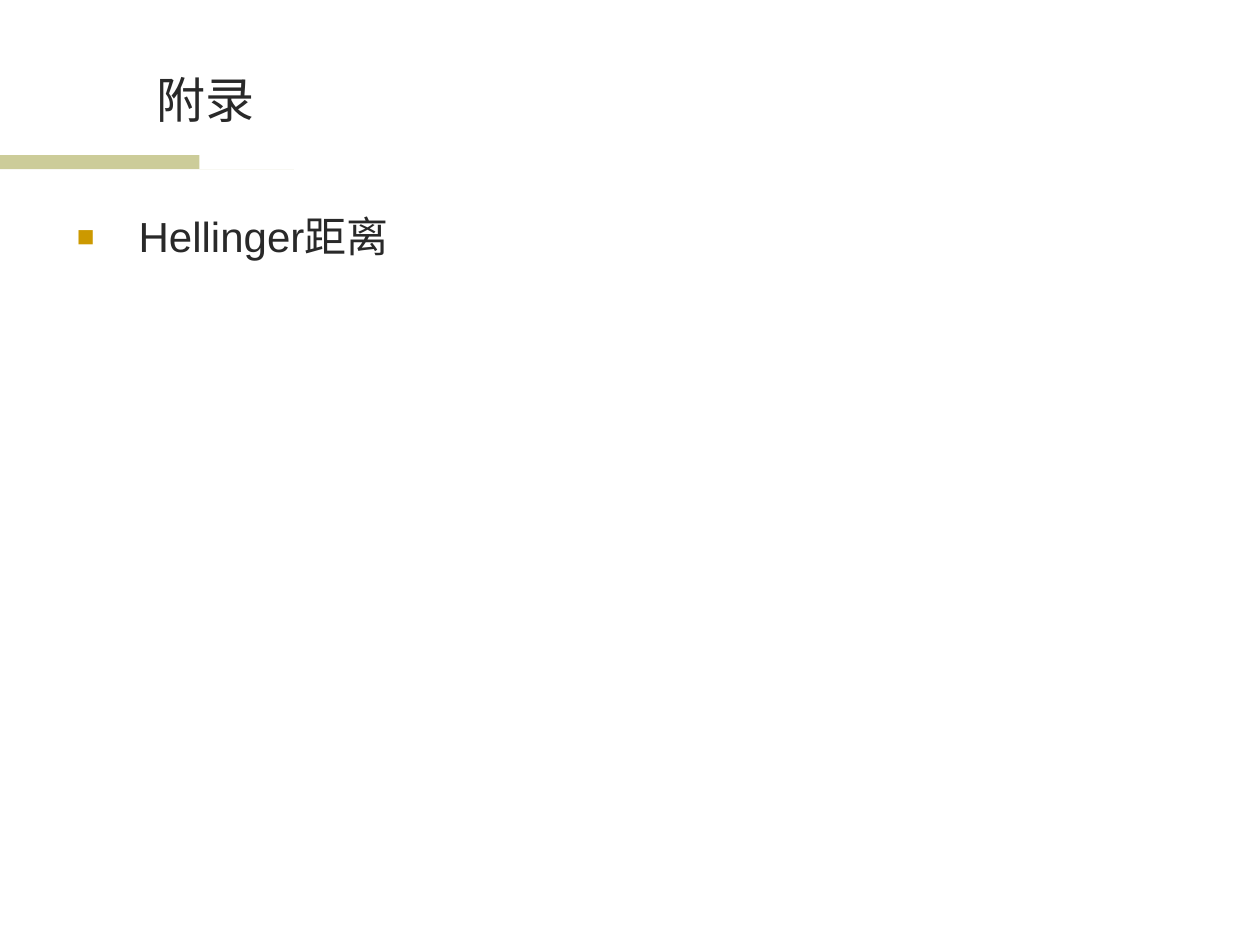
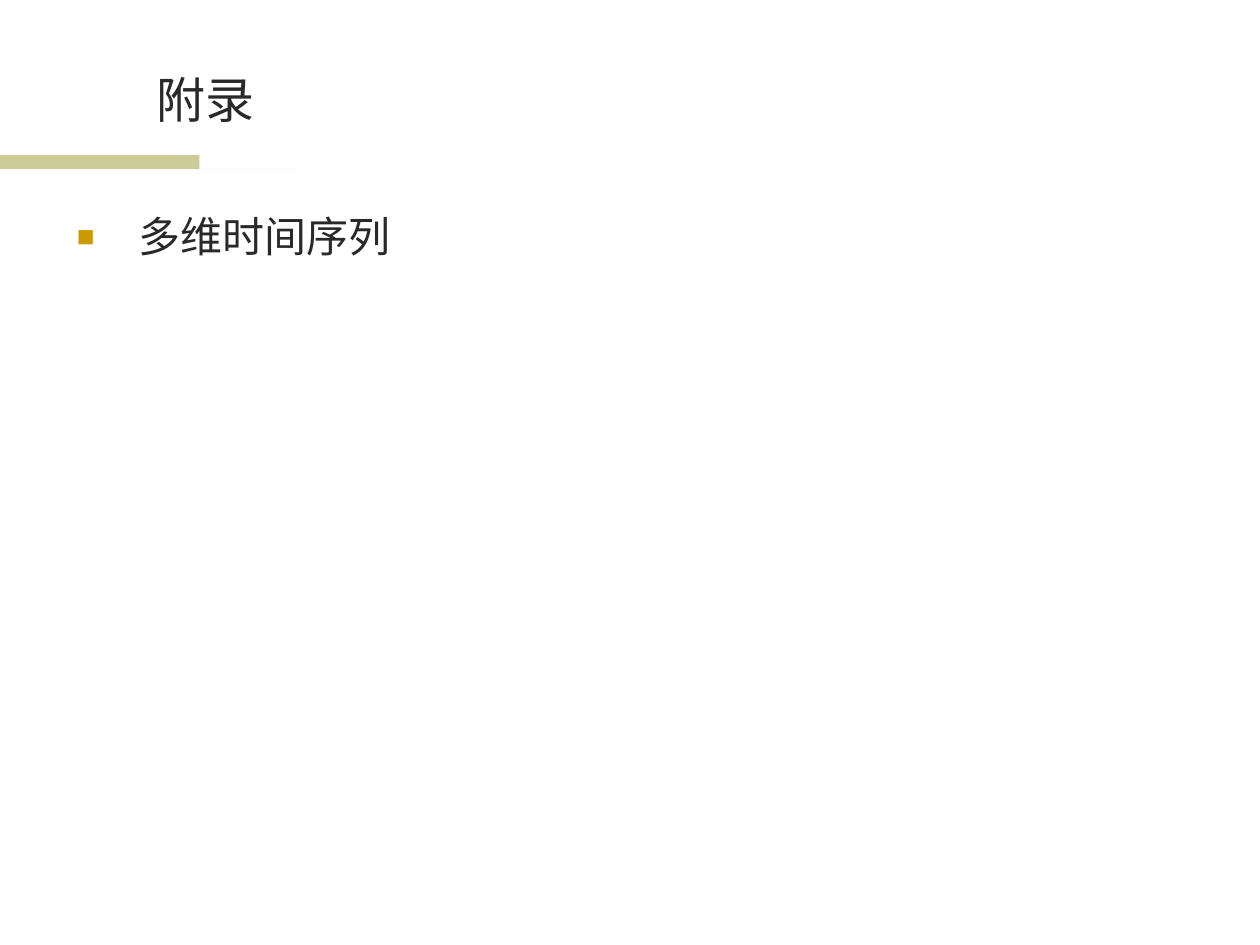
Before and after one commit to wwssttt/NJUThesis, a slide deck: slide 28 of ppt/一种基于时间序列分析的个性化音乐推荐系统及其实现.ppt (slide 29 before the commit). Drawn at 1260x945 pixels with LibreOffice and Linux fonts; fonts in the diff are those of the drawing; background and template pictures are left out. Boxes give left, top, right and bottom in pixels: in the first picture for what was removed or moved away, otherwise in the second. Text is boxed around its words. In the diff, an @@ line names an element or a change of style, - is before the commit and + after.

```diff
--- a/ppt/一种基于时间序列分析的个性化音乐推荐系统及其实现.ppt
+++ b/ppt/一种基于时间序列分析的个性化音乐推荐系统及其实现.ppt
@@ text at [139, 216, 391, 256]: text changed; font Arial to Times New Roman @@
-■ Hellinger距离
+■ 多维时间序列
```
Also in this commit, not shown: 13 other slides changed, 1 slide added.
